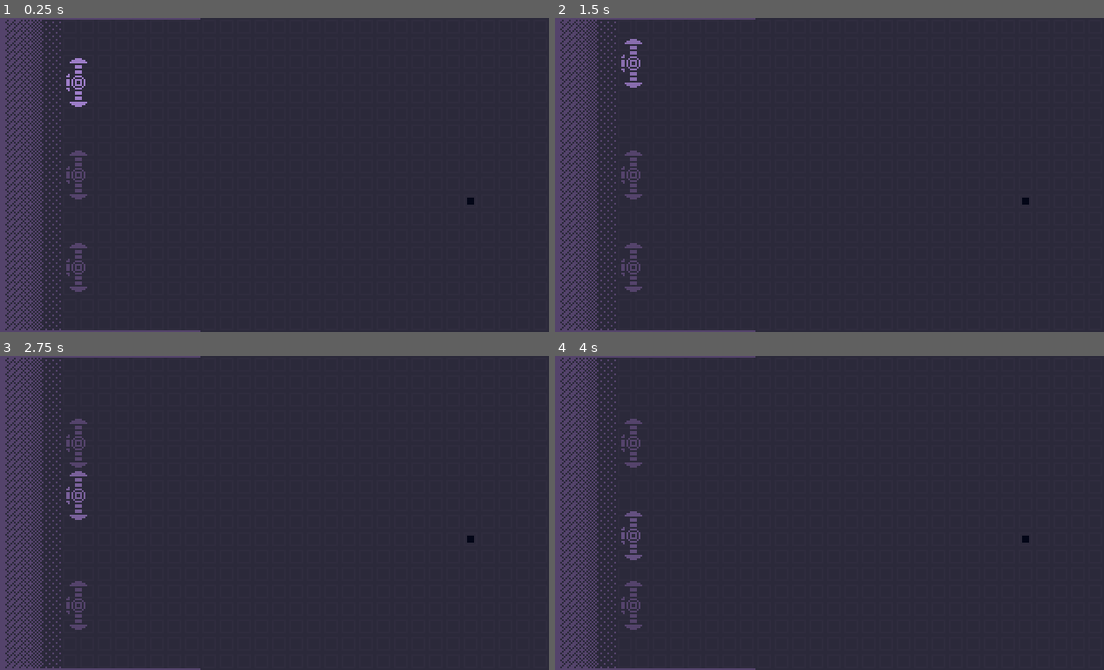
Above: before the commit, frames 1-4 (two rows, left to right).
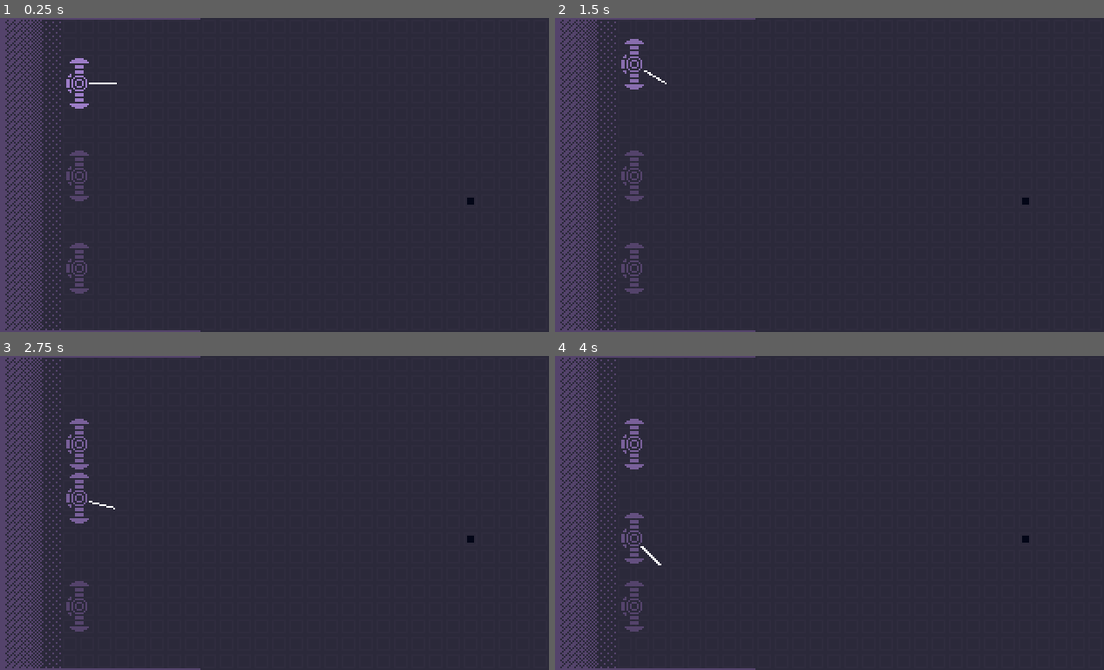
Above: after the commit, the same moments.

Repository: Aurif/Lightwave
Game: Godot game, scene res://scene.tscn
Same seed, same stepped clock (60 frames per second), same inputs: the game is played once before the commit and once after it.
Inputs:
- Up to frame 1 (0.25 s): no input
- Up to frame 2 (1.5 s): tap Enter at 0.5 s; hold A (move_up) 0.53-1.28 s; tap W (switch_angle, bound only after the commit) at 0.6, 1.35 s; hold D (move_down) from 1.28 s (still down)
- Up to frame 3 (2.75 s): release D (move_down) at 2.03 s; hold A (move_up) from 2.03 s (still down); tap Shift at 2.1 s; tap W (switch_angle, bound only after the commit) at 2.3 s
- Up to frame 4 (4 s): tap W (switch_angle, bound only after the commit) at 2.85, 3.6 s; tap Space at 3.5 s; release A (move_up) at 3.53 s; hold D (move_down) from 3.53 s (still down)

The runs differ from the first frame. In frame 1, 0.5% of the frame differs, in the area x 12-22%, y 12-88%; in frame 2, 0.5%; in frame 3, 0.8%; in frame 4, 0.8%, in the area x 12-20%, y 20-88%.

Commit message:
Added initial laser targeting

Diff:
--- a/components/mol/laser/laser.gd
+++ b/components/mol/laser/laser.gd
@@ -6,6 +6,7 @@
             return
         is_active = value
         _handle_active_change()
+@export var modulate_target: CanvasItem
 const MOVE_SPEED: float = 50.0
 
 func _ready() -> void:
@@ -31,6 +32,7 @@
 func set_active() -> void:
     self.is_active = true
 
+var sweep_last_exec: int = -1
 func _input(event: InputEvent) -> void:
     if not is_active:
         return
@@ -40,6 +42,24 @@
             print("FIRE IN THE HOLE!!!")
             is_active = false
             OnFired.emit.call_deferred()
+
+    if event is InputEventKey and event.pressed \
+     and InputMap.event_is_action(event, "switch_angle") \
+     and (not event.echo or Time.get_ticks_msec() > sweep_last_exec + SWEEP_COOLDOWN):
+        sweep_last_exec = Time.get_ticks_msec()
+        print("W")
+        switch_angle()
+
+###
+### Aim handling
+###
+const SWEEP_COOLDOWN: int = 150
+const VALID_ANGLES: Array[int] = [-45, -30, -15, 0, 15, 30, 45]
+var current_angle: int = 3
+
+func switch_angle() -> void:
+    current_angle = (current_angle + 1) % len(VALID_ANGLES)
+    %LaserLine.rotation_degrees = VALID_ANGLES[current_angle]
 
 ###
 ### Active animation
@@ -56,5 +76,7 @@
             return
         tween = get_tree().create_tween().bind_node(self)
         tween.set_loops()
-        tween.tween_property(self,"modulate",Color(2, 2, 2),0.13)
-        tween.tween_property(self,"modulate",Color.WHITE,0.9)
+        tween.tween_property(modulate_target,"modulate",Color(2, 2, 2),0.13)
+        tween.tween_property(modulate_target,"modulate",Color.WHITE,0.9)
+
+    %LaserLine.visible = is_active
--- a/components/mol/laser/laser.tscn
+++ b/components/mol/laser/laser.tscn
@@ -1,19 +1,43 @@
-[gd_scene load_steps=4 format=3 uid="uid://chs5l1e6nieeb"]
+[gd_scene load_steps=5 format=3 uid="uid://chs5l1e6nieeb"]
 
 [ext_resource type="Script" uid="uid://bquy1fy222nwg" path="res://components/mol/laser/laser.gd" id="1_x6k3c"]
 [ext_resource type="Texture2D" uid="uid://coh6iso0lpptv" path="res://assets/sprites/laser.png" id="2_jjicu"]
+[ext_resource type="Texture2D" uid="uid://dn1gq6rh7mdys" path="res://assets/sprites/laser_mask.png" id="3_jjicu"]
 
 [sub_resource type="RectangleShape2D" id="RectangleShape2D_3253y"]
-size = Vector2(14, 30)
+size = Vector2(14, 31)
 
-[node name="Laser" type="CharacterBody2D"]
+[node name="Laser" type="CharacterBody2D" node_paths=PackedStringArray("modulate_target")]
+z_index = 2
 collision_mask = 3
 motion_mode = 1
 script = ExtResource("1_x6k3c")
+modulate_target = NodePath("Sprite")
 
 [node name="CollisionShape2D" type="CollisionShape2D" parent="."]
+position = Vector2(0, 0.5)
 shape = SubResource("RectangleShape2D_3253y")
 
 [node name="Sprite" type="Sprite2D" parent="."]
 texture_filter = 1
+position = Vector2(-1, 1)
 texture = ExtResource("2_jjicu")
+offset = Vector2(0.5, -0.5)
+
+[node name="Mask" type="Sprite2D" parent="."]
+z_index = -1
+texture_filter = 1
+position = Vector2(-1, 1)
+texture = ExtResource("3_jjicu")
+offset = Vector2(0.5, -0.5)
+
+[node name="LaserLine" type="Line2D" parent="."]
+unique_name_in_owner = true
+z_index = -2
+position = Vector2(0, 0.5)
+points = PackedVector2Array(0, 0, 22, 0)
+width = 1.0
+
+[node name="RayCast2D" type="RayCast2D" parent="LaserLine"]
+position = Vector2(0, -0.5)
+target_position = Vector2(999, 0)
--- a/project.godot
+++ b/project.godot
@@ -34,6 +34,11 @@
 "events": [Object(InputEventKey,"resource_local_to_scene":false,"resource_name":"","device":-1,"window_id":0,"alt_press …(192 unchanged characters)…
 ]
 }
+switch_angle={
+"deadzone": 0.2,
+"events": [Object(InputEventKey,"resource_local_to_scene":false,"resource_name":"","device":-1,"window_id":0,"alt_pressed":false,"shift_pressed":false,"ctrl_pressed":false,"meta_pressed":false,"pressed":false,"keycode":0,"physical_keycode":87,"key_label":0,"unicode":119,"location":0,"echo":false,"script":null)
+]
+}
 
 [layer_names]
 
--- a/scene.tscn
+++ b/scene.tscn
@@ -65,14 +65,14 @@
 shape = SubResource("RectangleShape2D_u3cyc")
 
 [node name="Laser" parent="." instance=ExtResource("3_u3cyc")]
-position = Vector2(49, 37)
+position = Vector2(50, 37)
 is_active = true
 
 [node name="Laser2" parent="." instance=ExtResource("3_u3cyc")]
-position = Vector2(49, 90)
+position = Vector2(50, 90)
 
 [node name="Laser3" parent="." instance=ExtResource("3_u3cyc")]
-position = Vector2(49, 143)
+position = Vector2(50, 143)
 
 [connection signal="OnFired" from="Laser" to="Laser2" method="set_active"]
 [connection signal="OnFired" from="Laser2" to="Laser3" method="set_active"]
Binary file changed: assets/sprites/laser.png
Binary file added: assets/sprites/laser_mask.png
Not shown, added: assets/sprites/laser_mask.png.import
